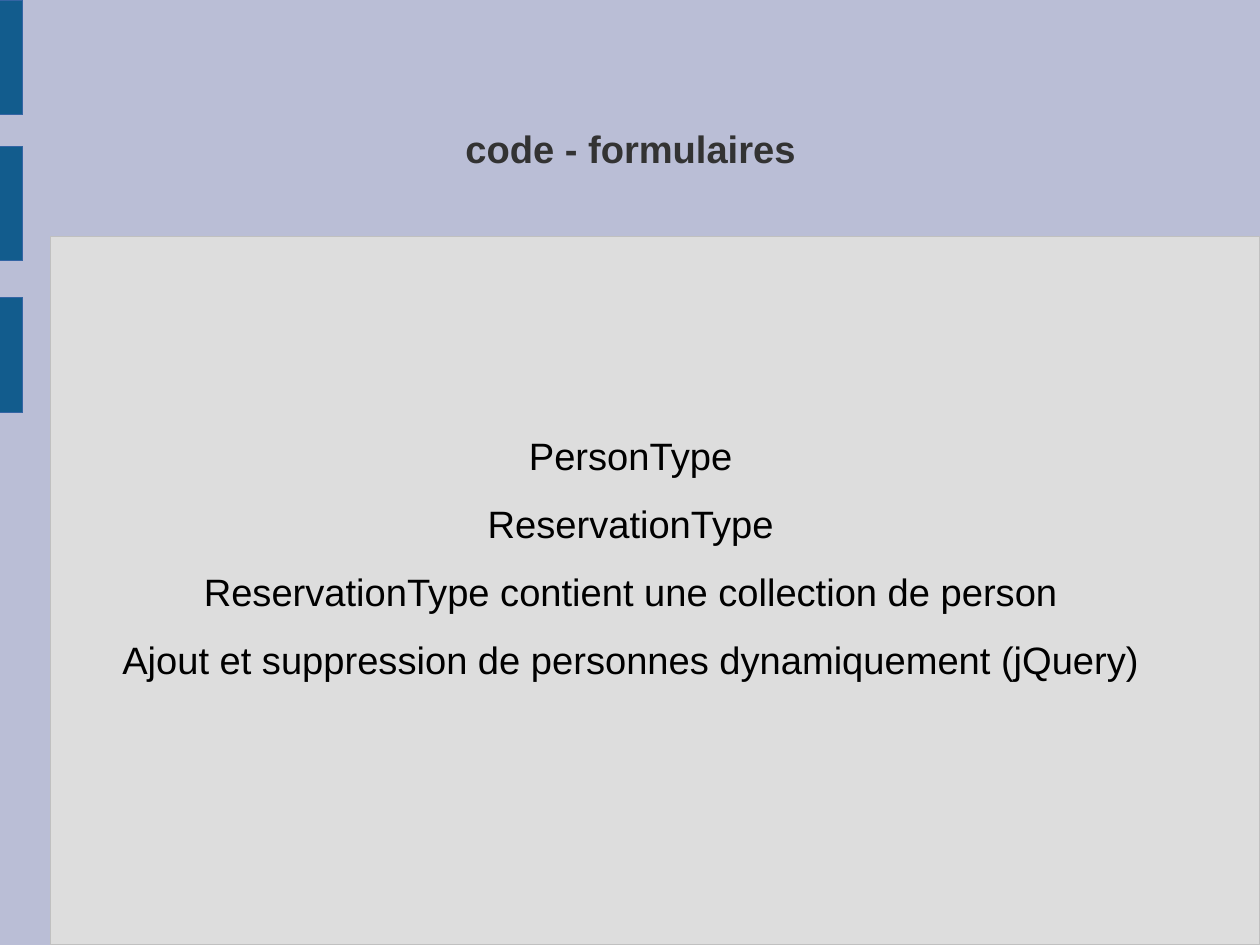
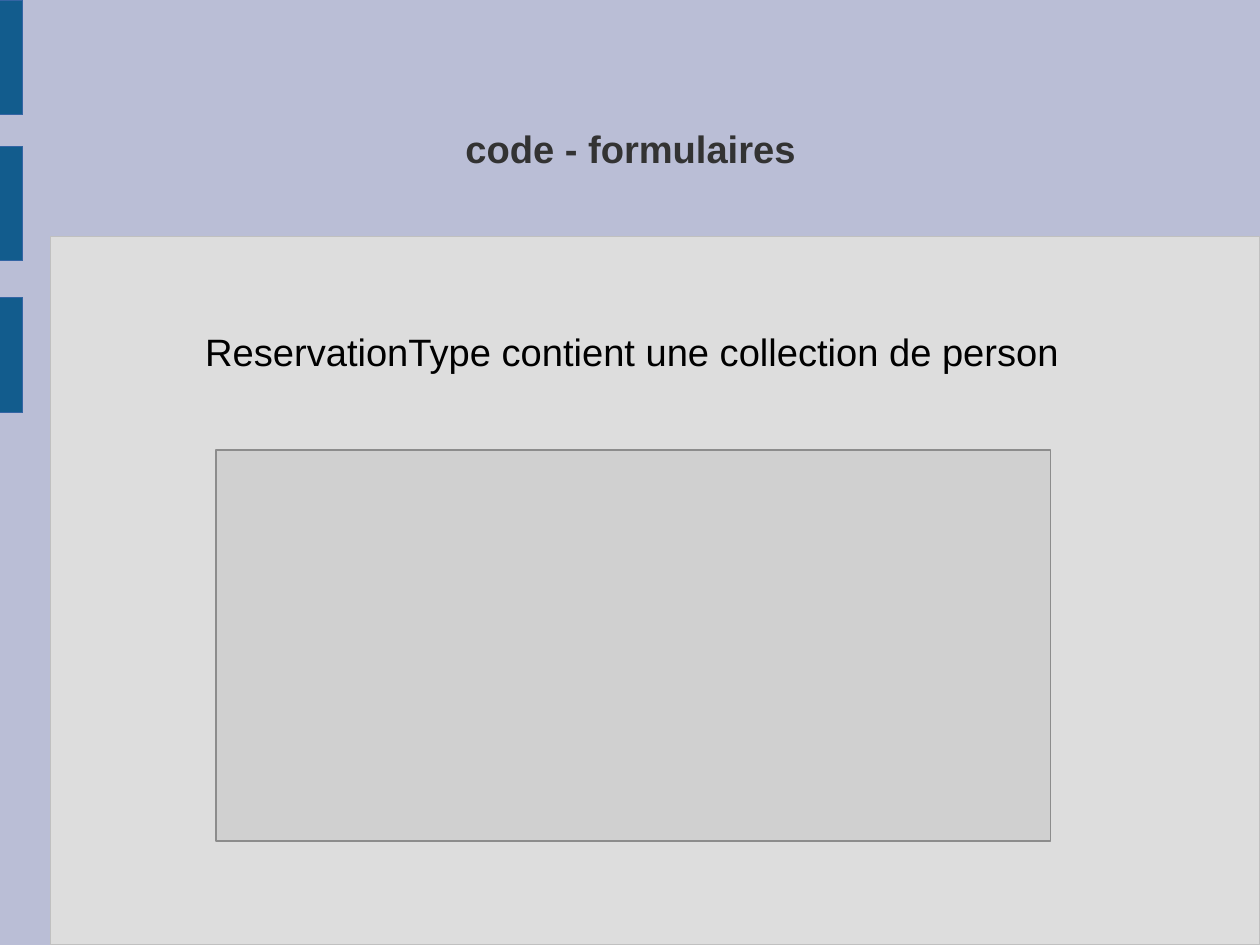
Before and after one commit to frederic-malard/OC_p4_louvre, a slide deck: slide 21 of 3 - diapos.odp (slide 19 before the commit). Drawn at 1260x945 pixels with LibreOffice and Linux fonts; fonts in the diff are those of the drawing; grey boxes stand for pictures. Boxes give left, top, right and bottom in pixels: in the first picture for what was removed or moved away, otherwise in the second. Text is boxed around its words. In the diff, an @@ line names an element or a change of style, - is before the commit and + after.

```diff
--- a/3 - diapos.odp
+++ b/3 - diapos.odp
@@ text "ReservationType contient une collection de ...": place and size @@
-text "ReservationType contient une collection de ..." at box(122, 443, 1139, 682)
+text "ReservationType contient une collection de ..." at box(205, 338, 1059, 374)
@@ text at box(488, 443, 774, 546): paragraphs removed @@
-PersonType
-ReservationType
@@ picture added at box(216, 450, 1051, 842) @@
@@ text at box(122, 646, 1139, 682): paragraph removed @@
-Ajout et suppression de personnes dynamiquement (jQuery)
```
Also in this commit, not shown: 3 other slides changed, 8 slides added, 1 slide removed, 4 other files.
